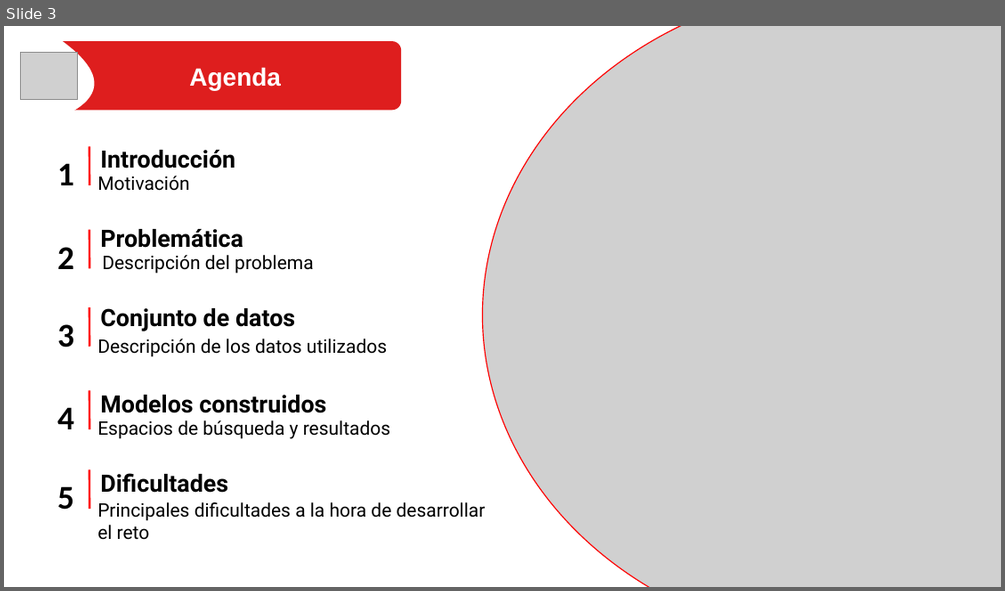
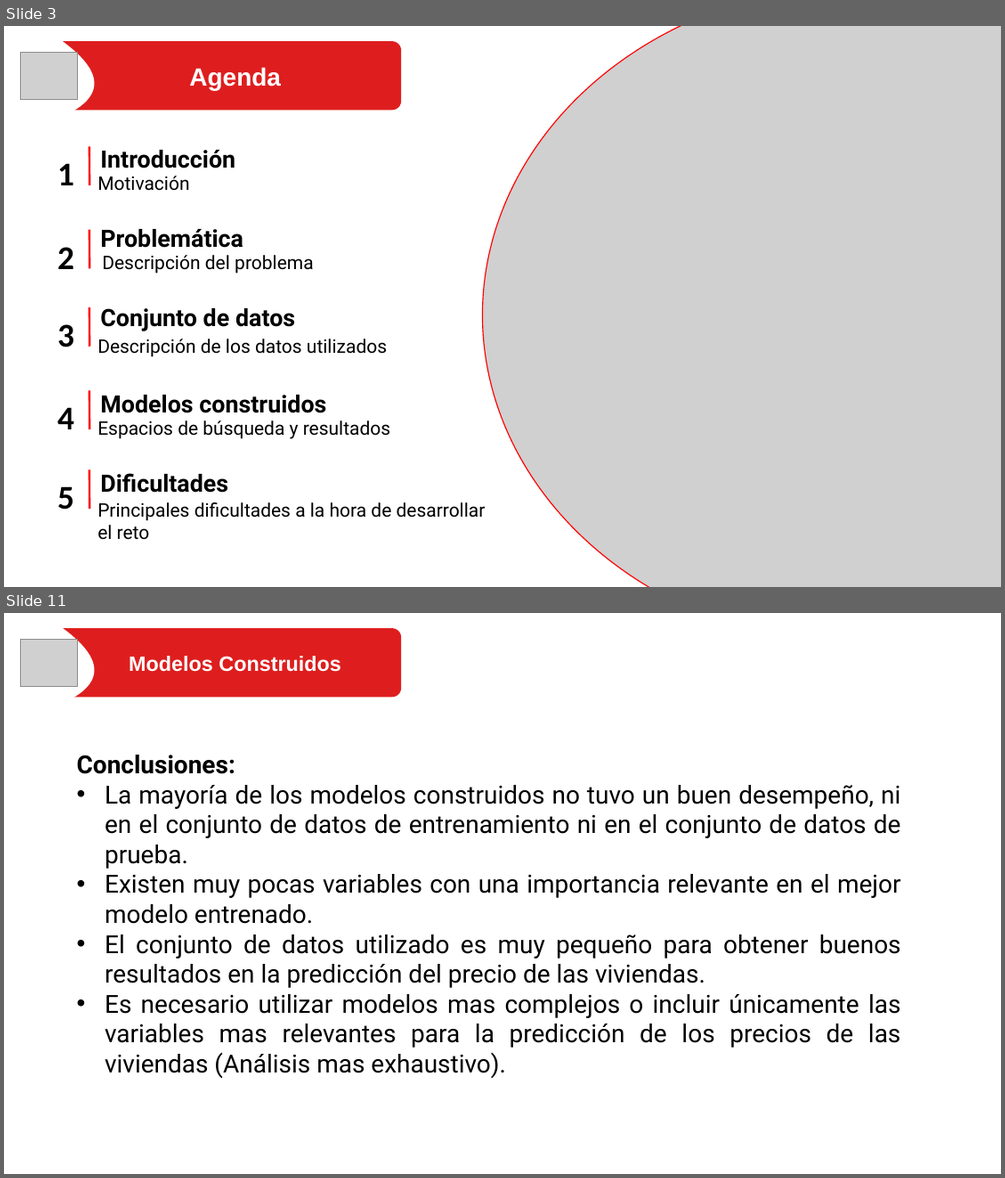
Before and after one commit to dfbaron/PruebaTecnicaDavivienda-DanielBaron, a slide deck: Prueba Científico de Datos.pptx. Shown one above the other, each under a label of ours: slide 3 before the commit, slides 3 and 11 after it; the slides between them are not shown. The pictures are 1005x591 and 1005x1178 pixels, drawn with LibreOffice and Linux fonts; fonts in the diff are those of the drawing; grey boxes stand for pictures. Boxes give left, top, right and bottom in pixels: in the first picture for what was removed or moved away, otherwise in the second. Text is boxed around its words. In the diff, an @@ line names an element or a change of style, - is before the commit and + after.

```diff
--- a/Prueba Científico de Datos.pptx
+++ b/Prueba Científico de Datos.pptx
@@ slide 11 added at (4,613,1001,1174), background #FFFFFF @@
@@ freeform shape added at (4,613,105,717), fill #FFFFFF @@
@@ picture added at (20,639,77,687) @@
@@ rounded rectangle added at (27,628,401,697), fill #DE1E1E @@
@@ text added at (129,656,340,672), 20 pt, text #FFFFFF, bold @@
+Modelos Construidos
@@ text added at (77,755,901,1078), 24 pt, text #000000 @@
+Conclusiones:
+• La mayoría de los modelos construidos no tuvo un buen desempeño, ni en el conjunto de datos de entrenamiento ni en el conjunto de datos de prueba.
+• Existen muy pocas variables con una importancia relevante en el mejor modelo entrenado.
+• El conjunto de datos utilizado es muy pequeño para obtener buenos resultados en la predicción del precio de las viviendas.
+• Es necesario utilizar modelos mas complejos o incluir únicamente las variables mas relevantes para la predicción de los precios de las viviendas (Análisis mas exhaustivo).
```
Also in this commit, not shown: 11 slides changed, 18 other slides added, 7 other files.
